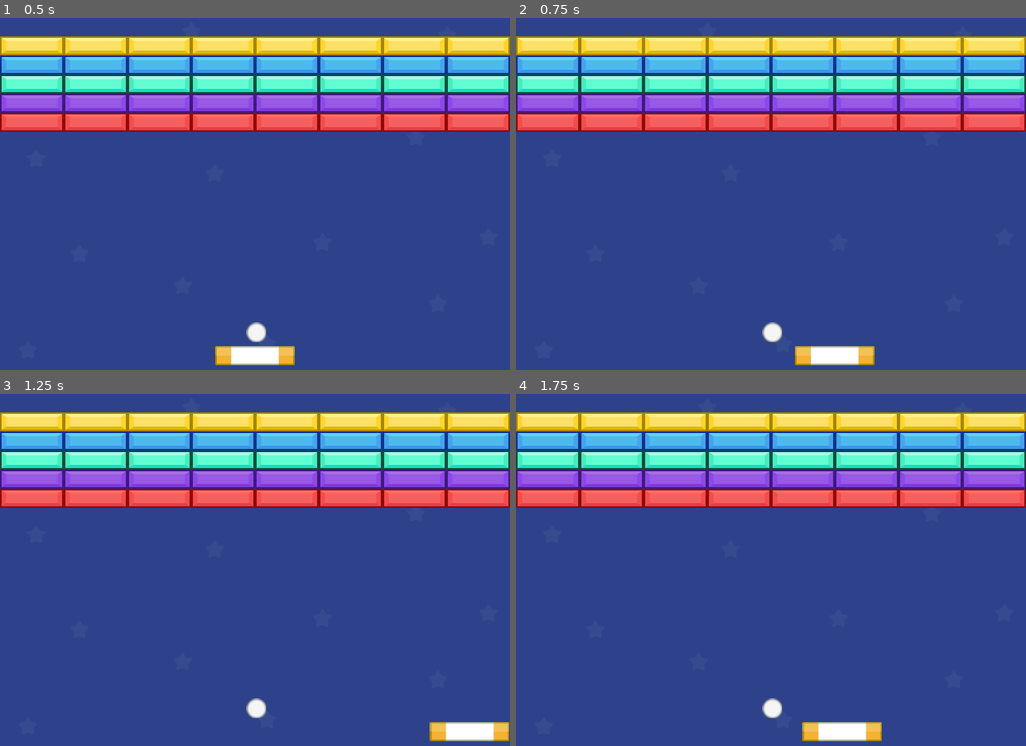
Above: before the commit, frames 1-4 (two rows, left to right).
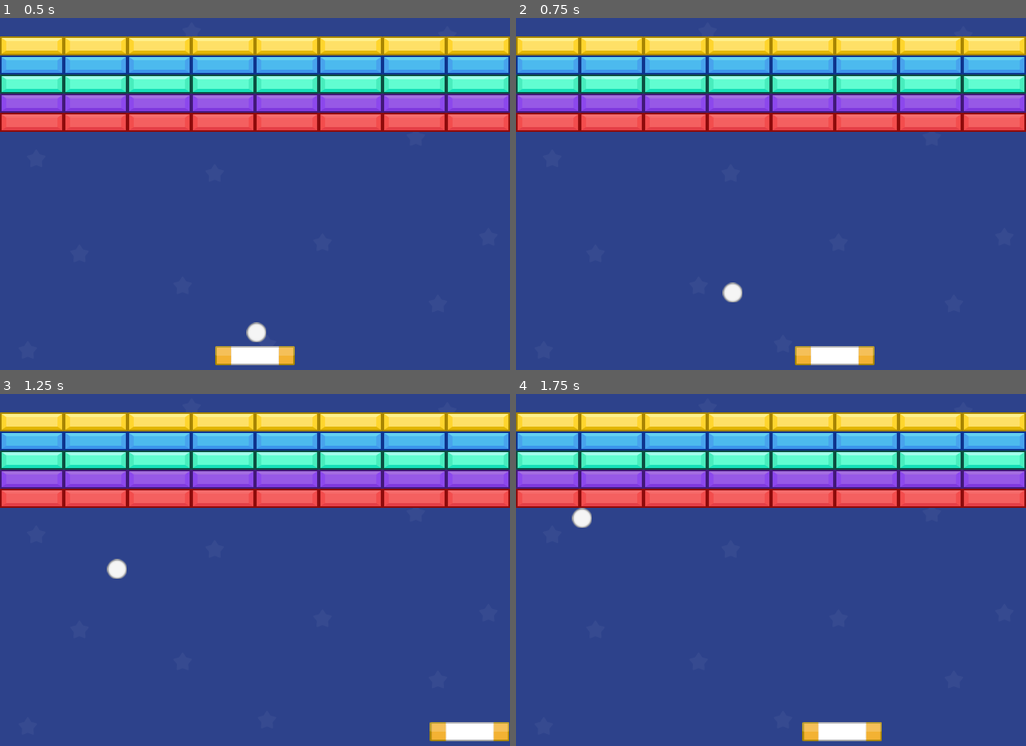
Above: after the commit, the same moments.

Repository: KvotheRMaedre/super-arkanoid
Game: Godot game, scene res://Scenes/level_one.tscn
The game is run twice, just before and just after one commit, with the same random seed, the same clock (stepped at 60 frames per second) and the same inputs.
Inputs:
- Up to frame 1 (0.5 s): no input
- Up to frame 2 (0.75 s): tap Enter at 0.5 s; hold D (right) from 0.53 s (still down); hold Space (start, bound only after the commit) from 0.53 s (still down)
- Up to frame 3 (1.25 s): keep holding D (right); keep holding Space (start, bound only after the commit)
- Up to frame 4 (1.75 s): release D (right) at 1.28 s; release Space (start, bound only after the commit) at 1.28 s; hold Left (left) from 1.28 s (still down); tap Space (start, bound only after the commit) at 1.35 s

Frame 1 is identical in both runs. In frame 2, 0.4% of the frame differs, in the area x 40-53%, y 75-93%; in frame 3, 0.4%; in frame 4, 0.4%.

Commit message:
Creating script for the ball moviment and custom inputs

Diff:
--- a/Scenes/ball.tscn
+++ b/Scenes/ball.tscn
@@ -1,11 +1,13 @@
-[gd_scene load_steps=3 format=3 uid="uid://7pdh0uasxch3"]
+[gd_scene load_steps=4 format=3 uid="uid://7pdh0uasxch3"]
 
+[ext_resource type="Script" path="res://Scripts/ball.gd" id="1_fqe4n"]
 [ext_resource type="Texture2D" uid="uid://ddxvpw5t8ii5o" path="res://Assets/Ball.png" id="1_q3db8"]
 
 [sub_resource type="CircleShape2D" id="CircleShape2D_kfkay"]
 radius = 13.0384
 
 [node name="Ball" type="CharacterBody2D"]
+script = ExtResource("1_fqe4n")
 
 [node name="Sprite" type="Sprite2D" parent="."]
 texture = ExtResource("1_q3db8")
--- /dev/null
+++ b/Scripts/ball.gd
@@ -0,0 +1,14 @@
+extends CharacterBody2D
+
+@export var y_speed := -250
+@export var angle := [-250,250]
+var started := false
+
+func _physics_process(delta: float) -> void:
+	if Input.is_action_pressed("start") and !started:
+		play_game()
+	move_and_collide(velocity * delta)
+
+func play_game():
+	started = true
+	velocity = Vector2(angle.pick_random(), y_speed)
--- a/project.godot
+++ b/project.godot
@@ -34,6 +34,11 @@
 , Object(InputEventKey,"resource_local_to_scene":false,"resource_name":"","device":0,"window_id":0,"alt_pressed":false, …(185 unchanged characters)…
 ]
 }
+start={
+"deadzone": 0.5,
+"events": [Object(InputEventKey,"resource_local_to_scene":false,"resource_name":"","device":0,"window_id":0,"alt_pressed":false,"shift_pressed":false,"ctrl_pressed":false,"meta_pressed":false,"pressed":false,"keycode":0,"physical_keycode":32,"key_label":0,"unicode":0,"location":0,"echo":false,"script":null)
+]
+}
 
 [rendering]
 
